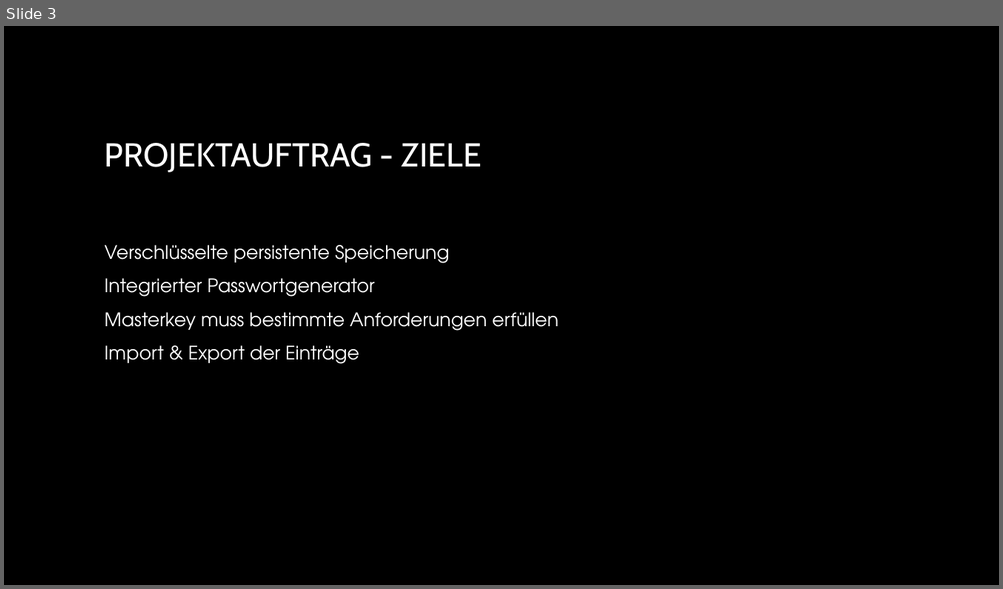
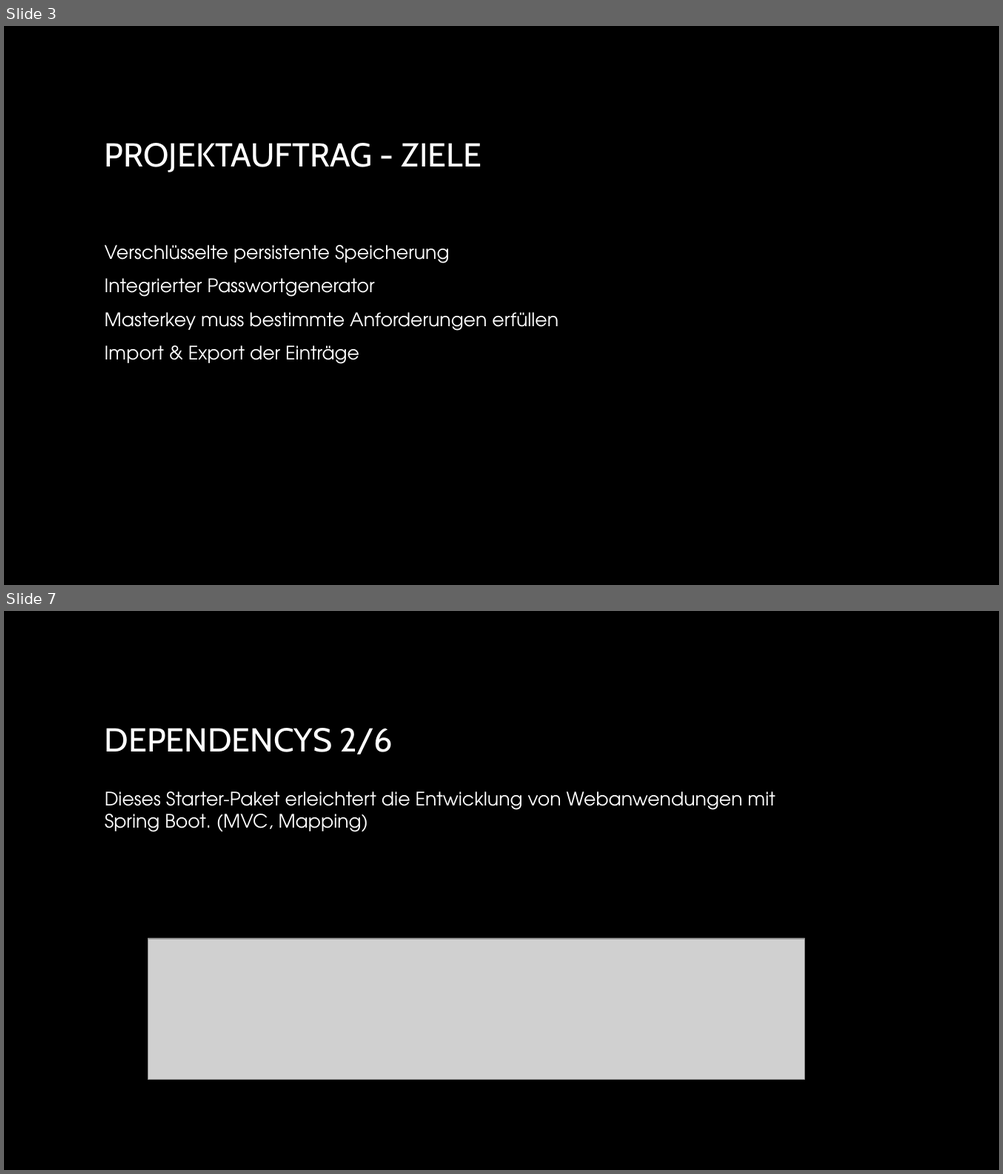
Before and after one commit to NebelNite/Passwortmanager, a slide deck: Passwortmanager.pptx. Shown one above the other, each under a label of ours: slide 3 before the commit, slides 3 and 7 after it; the slides between them are not shown. The pictures are 1003x589 and 1003x1174 pixels, drawn with LibreOffice and Linux fonts; fonts in the diff are those of the drawing; grey boxes stand for pictures; background and template pictures are left out. Boxes give left, top, right and bottom in pixels: in the first picture for what was removed or moved away, otherwise in the second. Text is boxed around its words. In the diff, an @@ line names an element or a change of style, - is before the commit and + after.

```diff
--- a/Passwortmanager.pptx
+++ b/Passwortmanager.pptx
@@ slide 7 added at (4, 611, 999, 1170), background picture (left out) @@
@@ title added at (105, 728, 392, 755), 32 pt, text gradient #FFFFFF to #A6A6A6 @@
+DEPENDENCYS 2/6
@@ text added at (105, 792, 775, 832), 18 pt, text #FFFFFF @@
+Dieses Starter-Paket erleichtert die Entwicklung von Webanwendungen mit Spring Boot. (MVC, Mapping)
@@ picture added at (148, 940, 805, 1080) @@
```
Also in this commit, not shown: 1 slide changed, 9 other slides added, 3 slides removed, 25 other files.
